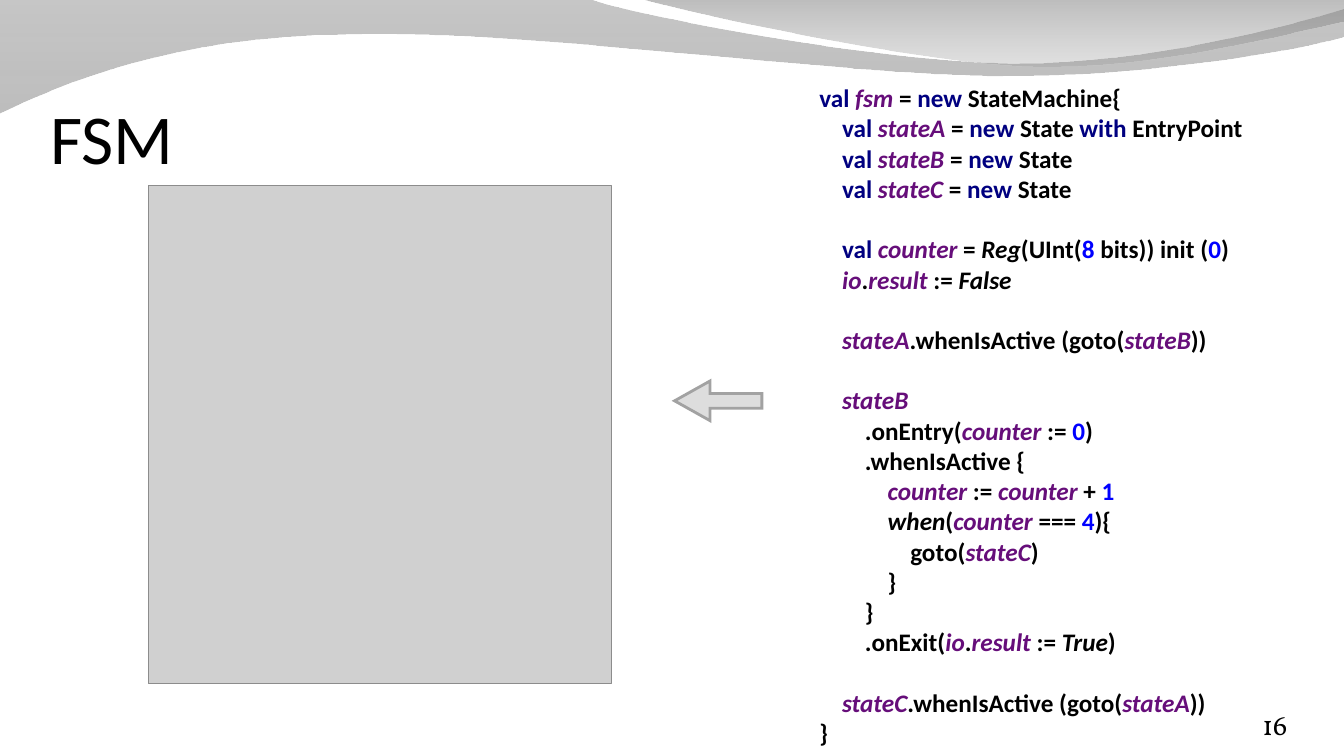
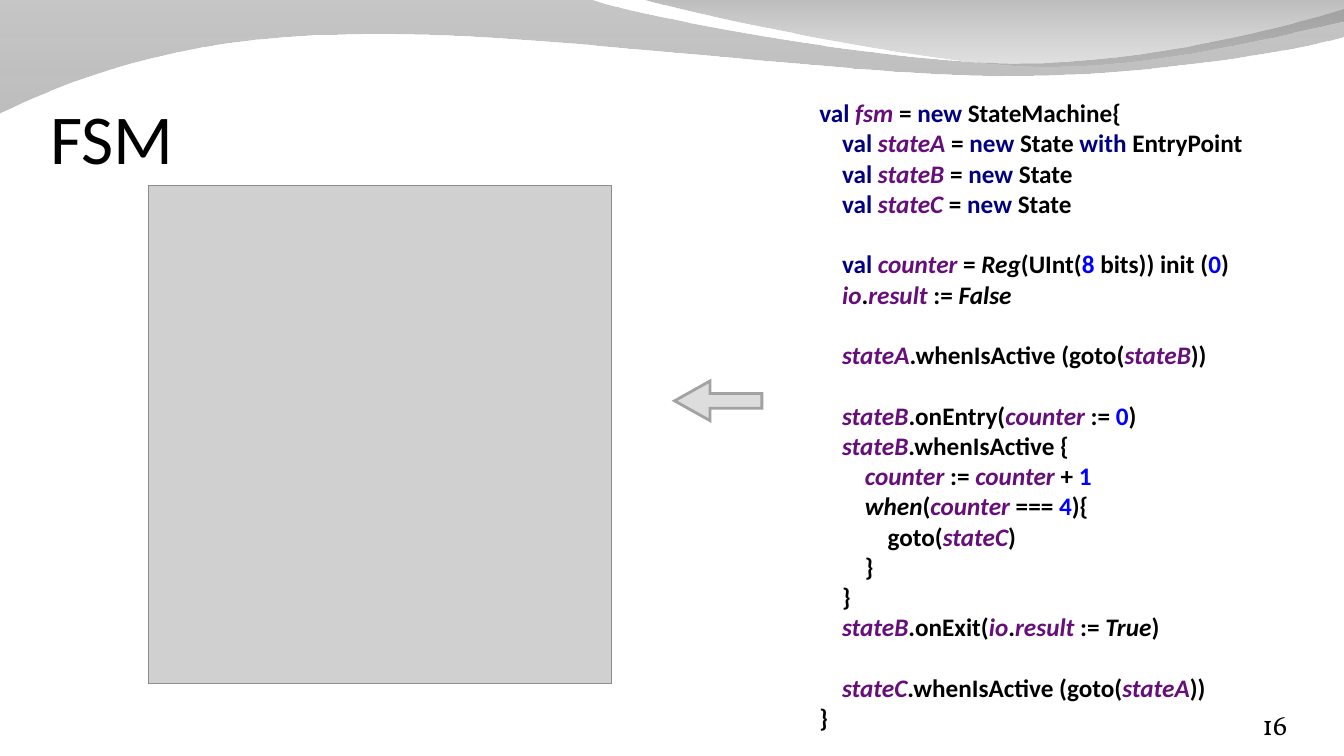
Before and after one commit to SpinalHDL/SpinalDoc, a slide deck: slide 16 of presentation/en/workshop/taste.odp. Drawn at 1344x756 pixels with LibreOffice and Linux fonts; fonts in the diff are those of the drawing; grey boxes stand for pictures; background and template pictures are left out. Boxes give left, top, right and bottom in pixels: in the first picture for what was removed or moved away, otherwise in the second. Text is boxed around its words. In the diff, an @@ line names an element or a change of style, - is before the commit and + after.

```diff
--- a/presentation/en/workshop/taste.odp
+++ b/presentation/en/workshop/taste.odp
@@ text at (819, 103, 1242, 702): text changed @@
-val fsm = new StateMachine{
-val stateA = new State with EntryPoint
-val stateB = new State
-val stateC = new State
-val counter = Reg(UInt(8 bits)) init (0)
-io.result := False
-stateA.whenIsActive (goto(stateB))
-stateB
-.onEntry(counter := 0)
-.whenIsActive {
-counter := counter + 1
-when(counter === 4){
-goto(stateC)
-}
-}
-.onExit(io.result := True)
-stateC.whenIsActive (goto(stateA))
-}
+val fsm = new StateMachine{
+val stateA = new State with EntryPoint
+val stateB = new State
+val stateC = new State
+val counter = Reg(UInt(8 bits)) init (0)
+io.result := False
+stateA.whenIsActive (goto(stateB))
+stateB.onEntry(counter := 0)
+stateB.whenIsActive {
+counter := counter + 1
+when(counter === 4){
+goto(stateC)
+}
+}
+stateB.onExit(io.result := True)
+stateC.whenIsActive (goto(stateA))
+}
```
Also in this commit, not shown: 4 other slides changed, 5 other files.
